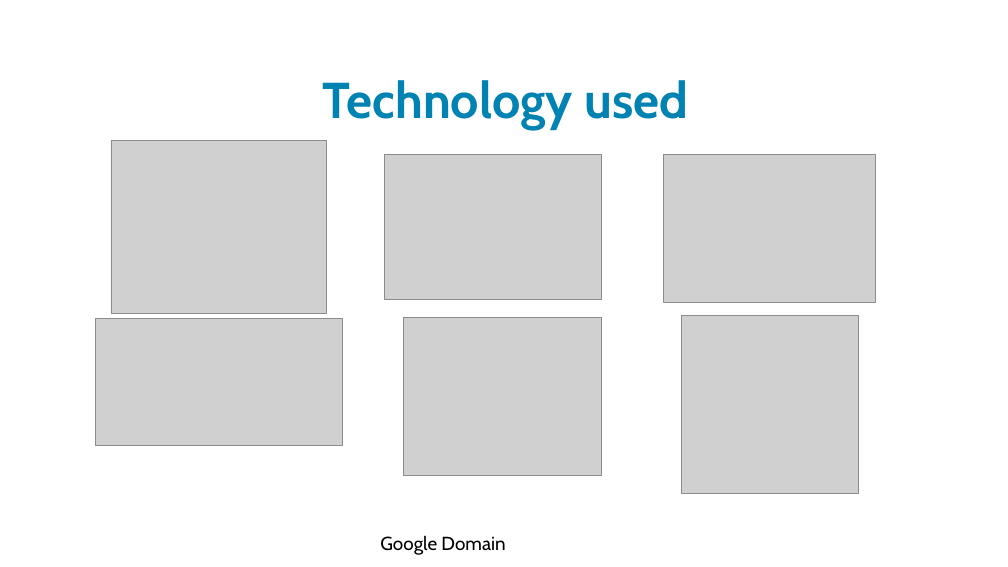
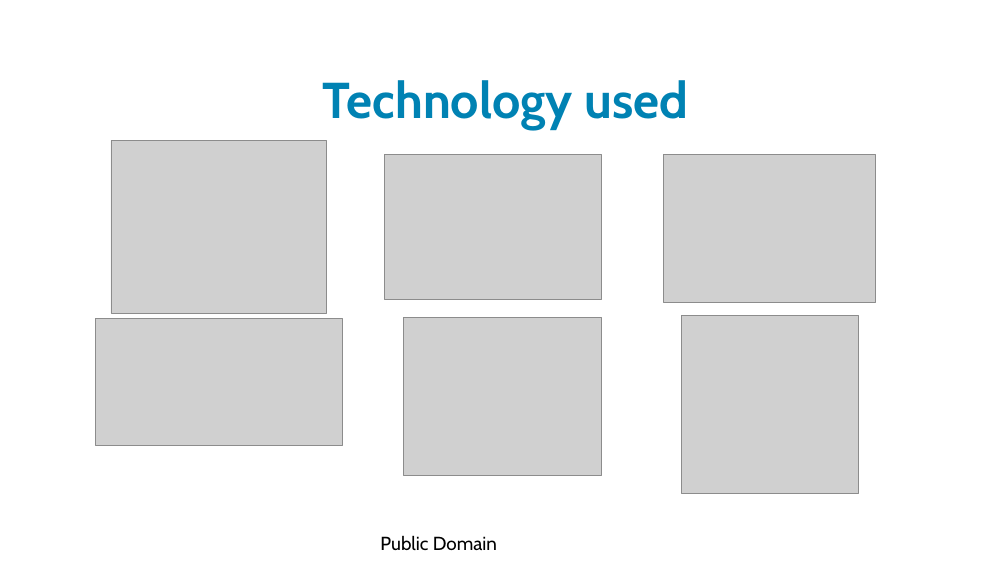
Before and after one commit to JoeyTatu/BusinessAppDev, a slide deck: slide 6 of Hybrid Search Mid-point Presentation.pptx. Drawn at 1008x567 pixels with LibreOffice and Linux fonts; fonts in the diff are those of the drawing; grey boxes stand for pictures; background and template pictures are left out. Boxes give left, top, right and bottom in pixels: in the first picture for what was removed or moved away, otherwise in the second. Text is boxed around its words. In the diff, an @@ line names an element or a change of style, - is before the commit and + after.

Commit message:
sadsas

```diff
--- a/Hybrid Search Mid-point Presentation.pptx
+++ b/Hybrid Search Mid-point Presentation.pptx
@@ text at box(380, 535, 497, 550): text changed @@
-Google Domain
+Public Domain
```
